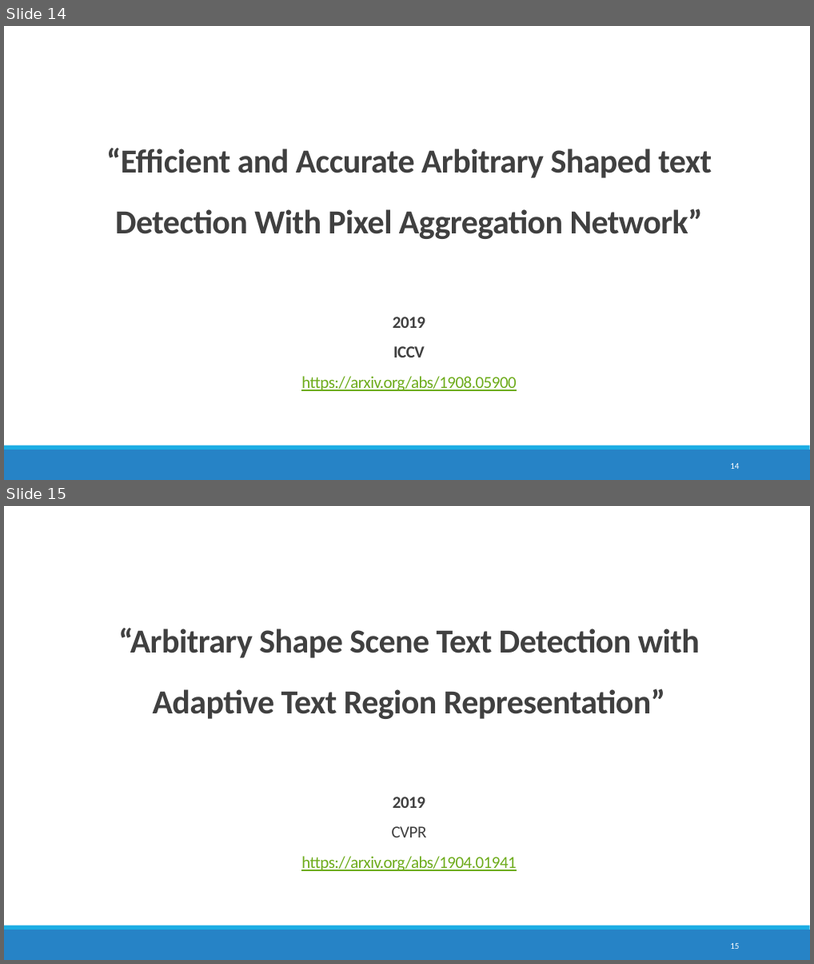
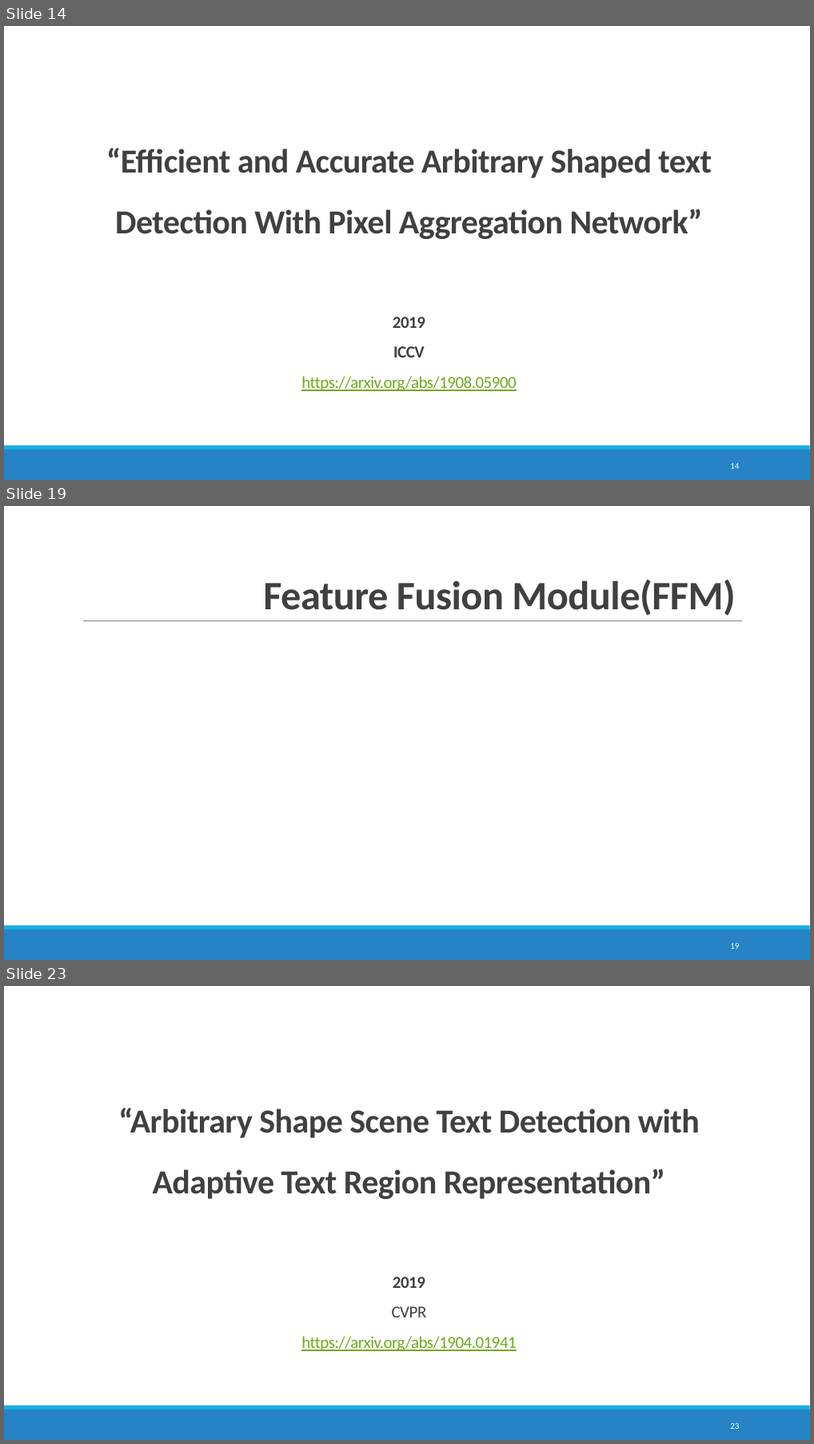
Before and after one commit to maryamhashemi/Text-Localization, a slide deck: Text Localization.pptx. Shown one above the other, each under a label of ours: slides 14 and 15 before the commit, slides 14, 19 and 23 after it; the slides between them are not shown. The pictures are 814x964 and 814x1444 pixels, drawn with LibreOffice and Linux fonts; fonts in the diff are those of the drawing; grey boxes stand for pictures. Boxes give left, top, right and bottom in pixels: in the first picture for what was removed or moved away, otherwise in the second. Text is boxed around its words. In the diff, an @@ line names an element or a change of style, - is before the commit and + after.

```diff
--- a/Text Localization.pptx
+++ b/Text Localization.pptx
@@ slide 19 added at box(4, 506, 810, 960), background #FFFFFF; not listed: 2 template elements that a slide beside it also shows @@
@@ title added at box(263, 580, 735, 616), 48 pt, text #404040, bold @@
+Feature Fusion Module(FFM)
@@ line added from (83, 621) to (742, 621), #808080 0.5 pt @@
@@ page number added at box(730, 943, 739, 948), 10.5 pt, text #FFFFFF @@
+19
@@ what was slide 15 is now slide 23 @@
@@ page number at box(730, 1423, 739, 1428): text changed @@
-15
+23
```
Also in this commit, not shown: 6 slides changed, 8 other slides added, 1 slide removed, 3 other files.
